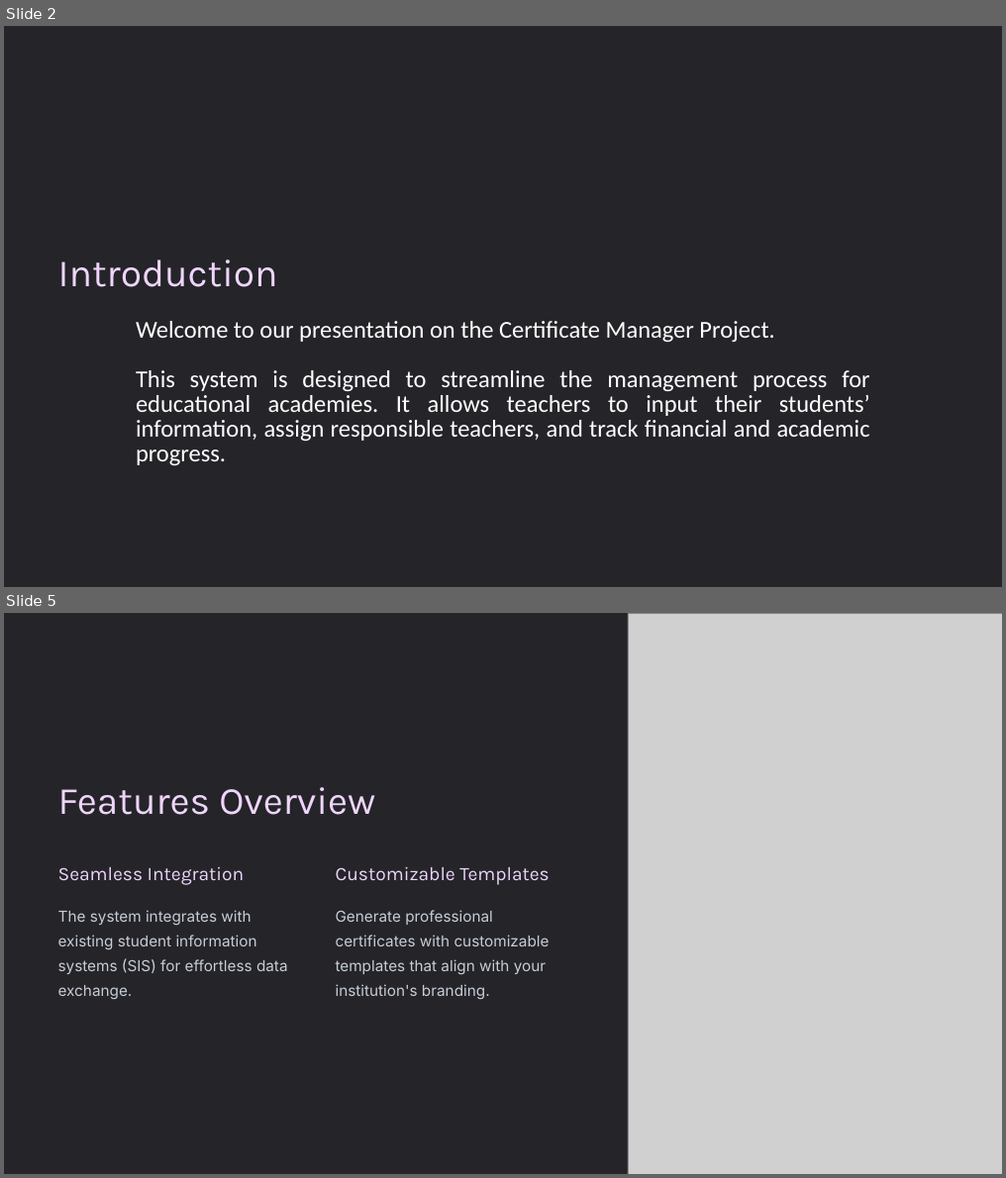
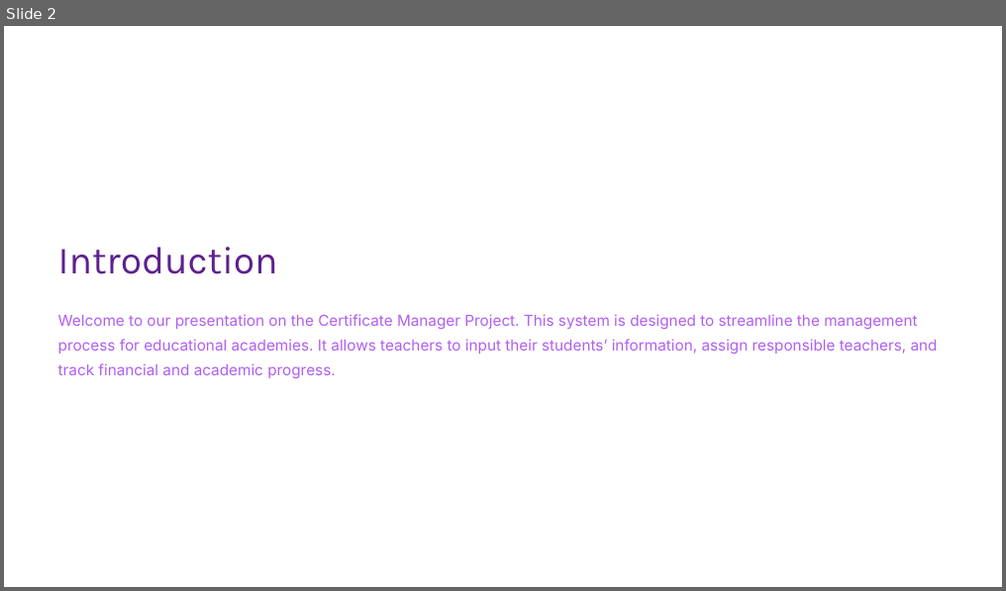
Before and after one commit to Zughayyar/JavaProject-Certificate-Manager, a slide deck: Presentation/Certificate-Manager-Project.pptx. Shown one above the other, each under a label of ours: slides 2 and 5 before the commit, slide 2 after it; the slides between them are not shown. The pictures are 1006x1178 and 1006x591 pixels, drawn with LibreOffice and Linux fonts; fonts in the diff are those of the drawing; grey boxes stand for pictures; background and template pictures are left out. Boxes give left, top, right and bottom in pixels: in the first picture for what was removed or moved away, otherwise in the second. Text is boxed around its words. In the diff, an @@ line names an element or a change of style, - is before the commit and + after.

```diff
--- a/Presentation/Certificate-Manager-Project.pptx
+++ b/Presentation/Certificate-Manager-Project.pptx
@@ slide 5 removed at [4,613,1002,1174], background #000000; not listed: 1 template element that a slide beside it also shows @@
@@ picture removed at [628,613,1002,1174] @@
@@ text removed at [58,787,375,815] @@
-Features Overview
@@ text removed at [58,867,245,885] @@
-Seamless Integration
@@ text removed at [336,867,548,885] @@
-Customizable Templates
@@ text removed at [58,910,288,1000] @@
-The system integrates with existing student information systems (SIS) for effortless data exchange.
@@ text removed at [336,910,549,1000] @@
-Generate professional certificates with customizable templates that align with your institution's branding.
@@ slide 2 changed as well @@
@@ rectangle at [4,26,1002,587]: fill #242429 to #FFFFFF @@
@@ text "Introduction": place and size @@
-text "Introduction" at [58,260,278,287]
+text "Introduction" at [58,247,278,274]
@@ text "Introduction" at [58,247,278,274]: text colour #EFD5FA to #5E208E @@
@@ text at [58,314,938,379]: text changed; size 28 to 17.5 pt; font Calibri to Inter; text colour #FFFFFF to #B05EF1 @@
-Welcome to our presentation on the Certificate Manager Project.
-This system is designed to streamline the management process for educational academies. It allows teachers to input their students’ information, assign responsible teachers, and track financial and academic progress.
+Welcome to our presentation on the Certificate Manager Project. This system is designed to streamline the management process for educational academies. It allows teachers to input their students’ information, assign responsible teachers, and track financial and academic progress.
@@ rectangle added at [869,540,1002,587], fill #FFFFFF, outline #FFFFFF 1 pt @@
```
Also in this commit, not shown: 5 other slides changed, 4 slides added, 3 other slides removed, 1 other file.
